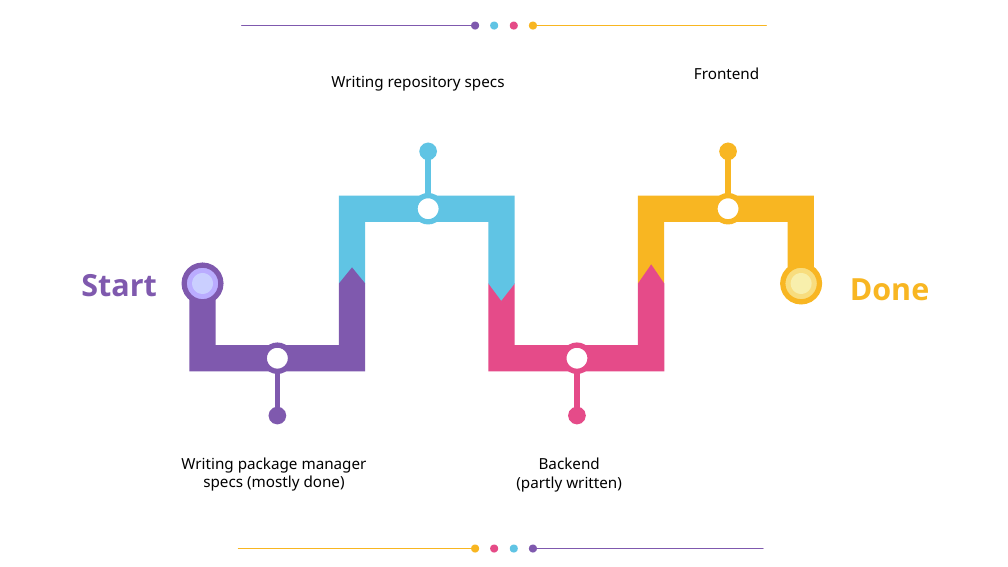
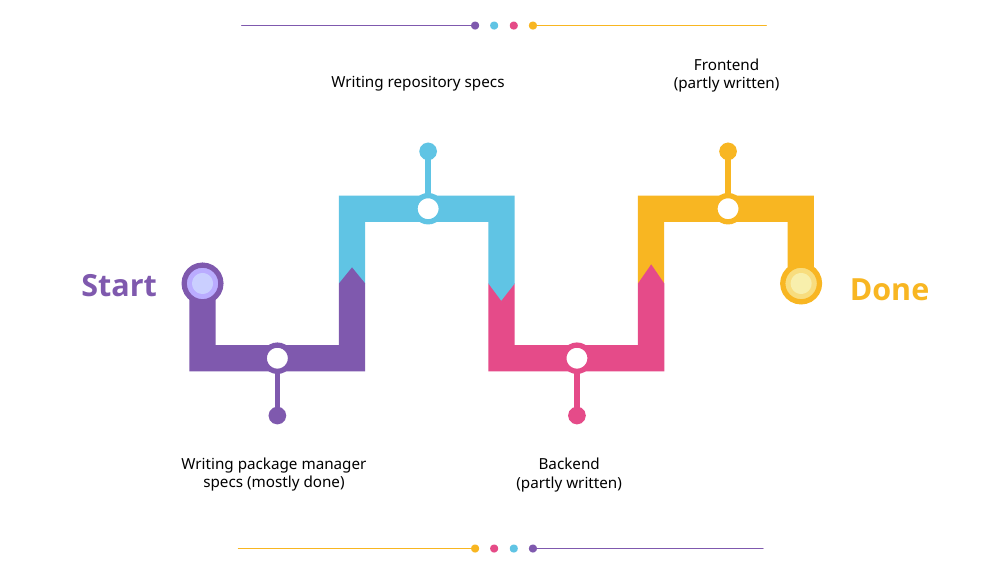
Before and after one commit to vporton/icp-package-manager, a slide deck: slide 9 of docs/presentation.odp. Drawn at 1008x567 pixels with LibreOffice and Linux fonts; fonts in the diff are those of the drawing. Boxes give left, top, right and bottom in pixels: in the first picture for what was removed or moved away, otherwise in the second. Text is boxed around its words. In the diff, an @@ line names an element or a change of style, - is before the commit and + after.

```diff
--- a/docs/presentation.odp
+++ b/docs/presentation.odp
@@ title at (674, 58, 780, 92): text changed @@
-Frontend
+Frontend
+(partly written)
```
Also in this commit, not shown: 3 other slides changed, 5 slides added, 5 slides removed.
